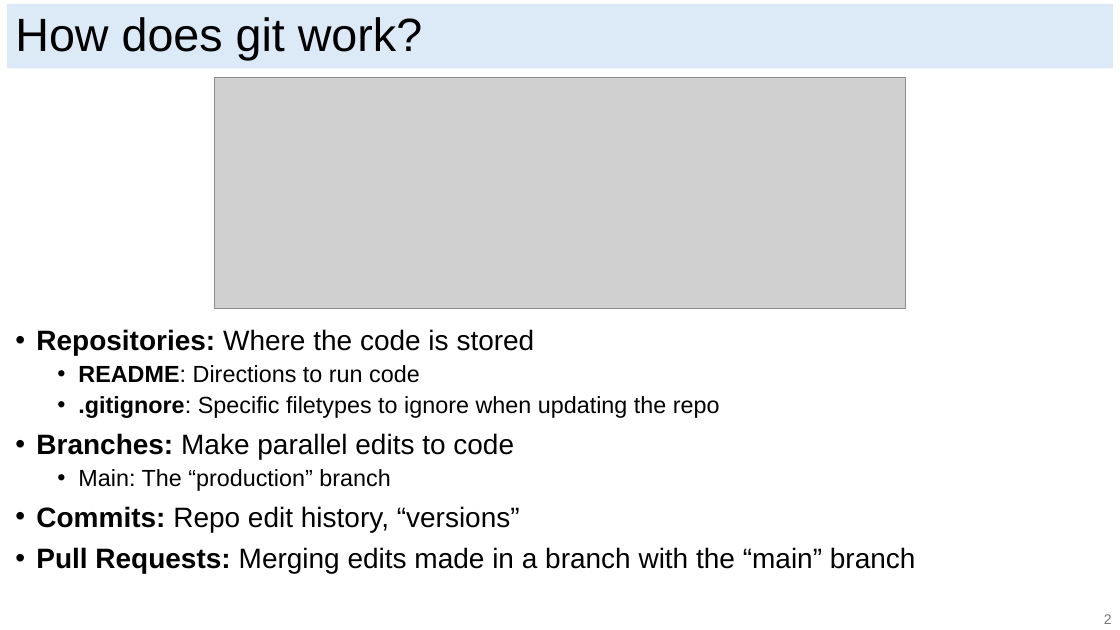
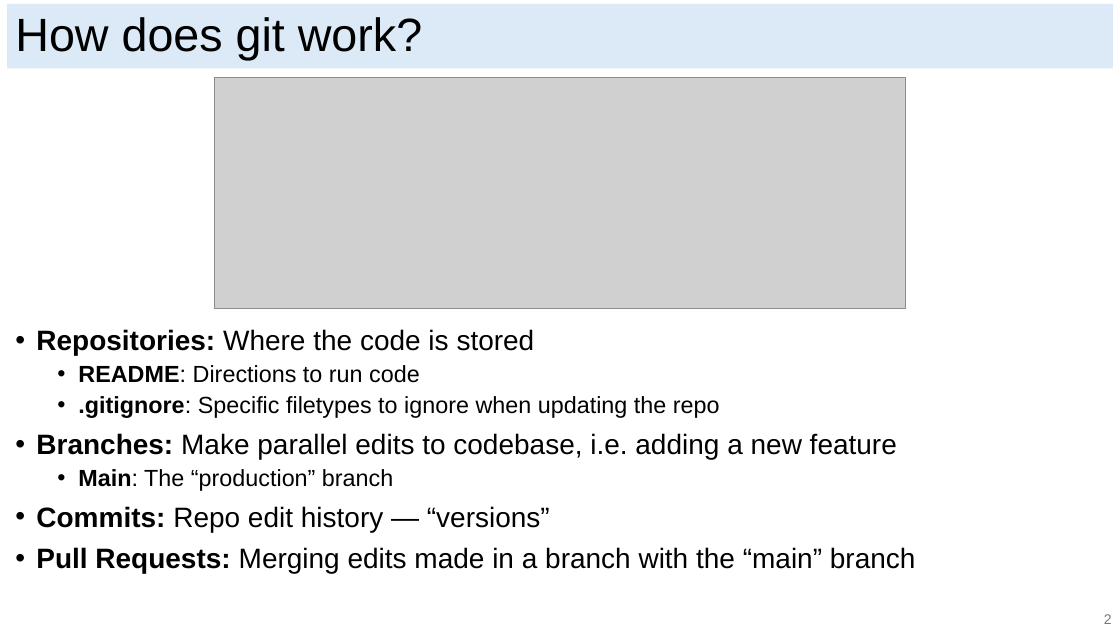
Before and after one commit to ericjmei/git_python_workshop, a slide deck: slide 6 of slides/git_slides.pptx (slide 5 before the commit). Drawn at 1120x630 pixels with LibreOffice and Linux fonts; fonts in the diff are those of the drawing; grey boxes stand for pictures. Boxes give left, top, right and bottom in pixels: in the first picture for what was removed or moved away, otherwise in the second. Text is boxed around its words. In the diff, an @@ line names an element or a change of style, - is before the commit and + after.

```diff
--- a/slides/git_slides.pptx
+++ b/slides/git_slides.pptx
@@ text at bbox=[36, 433, 897, 459]: text changed @@
-• Branches: Make parallel edits to code
+• Branches: Make parallel edits to codebase, i.e. adding a new feature
@@ text at bbox=[78, 469, 393, 491]: bold on in "Main:" @@
@@ text at bbox=[36, 506, 550, 532]: text changed @@
-• Commits: Repo edit history, “versions”
+• Commits: Repo edit history — “versions”
```
Also in this commit, not shown: 3 other slides changed, 1 slide added.
